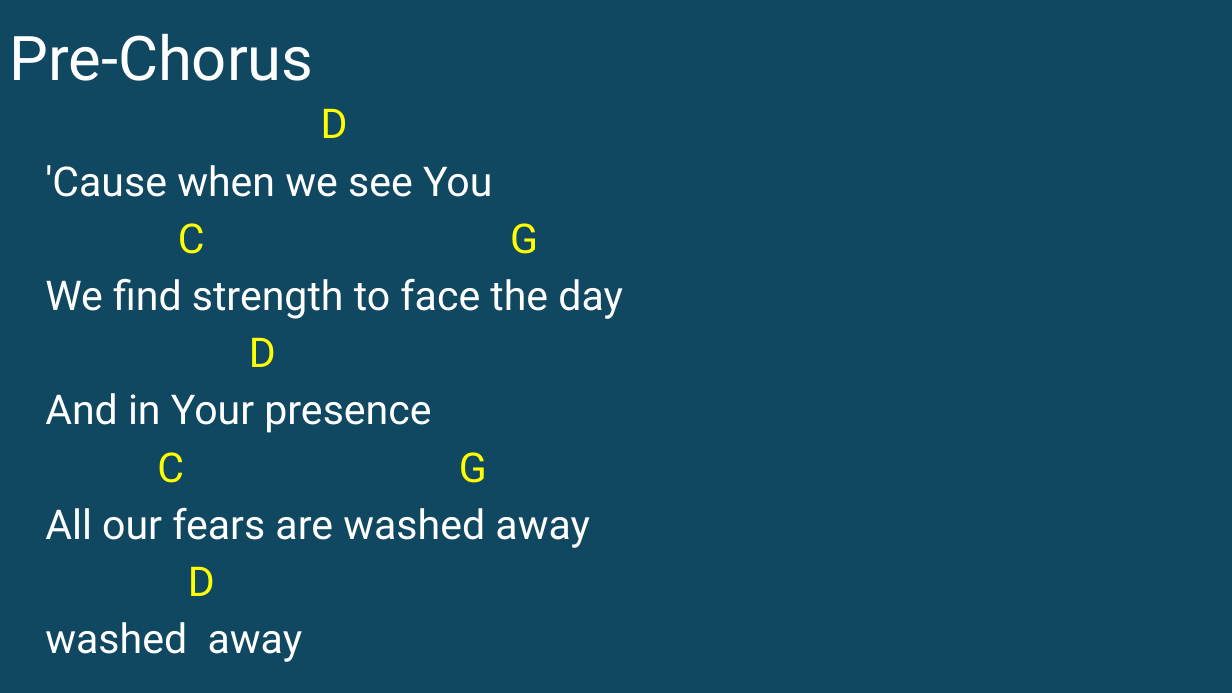
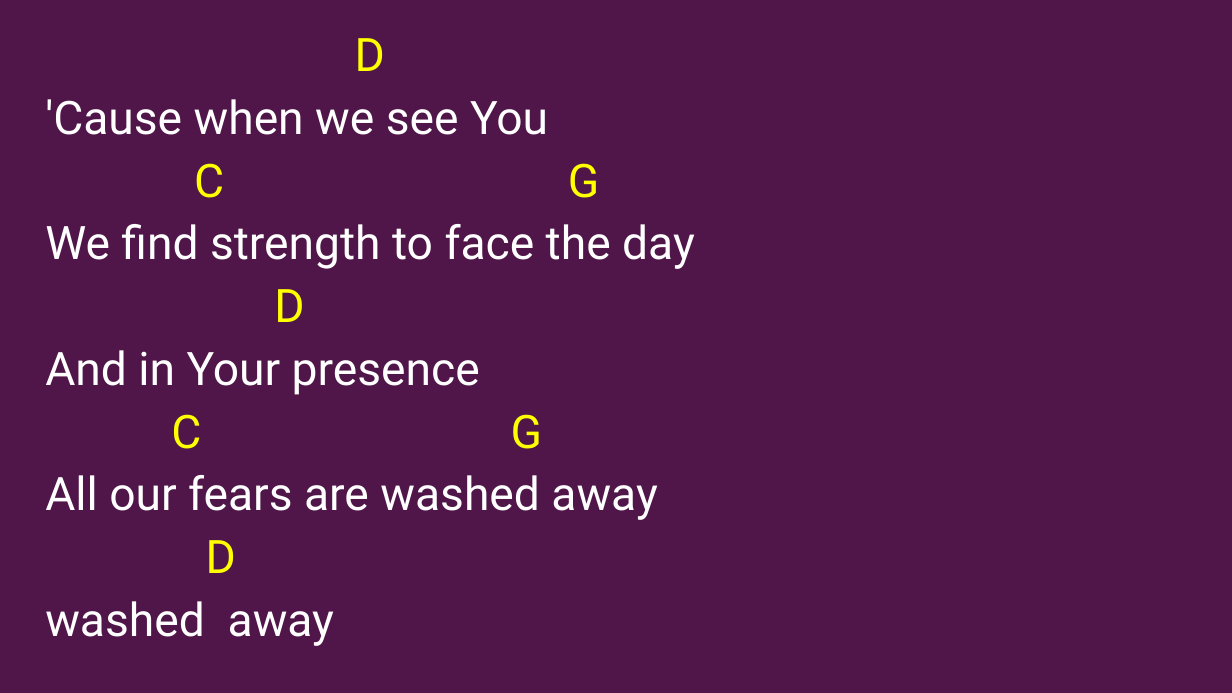
Before and after one commit to kendall412/worship, a slide deck: slide 6 of Hosanna (Praise is Rising)-CH.pptx. Drawn at 1232x693 pixels with LibreOffice and Linux fonts; fonts in the diff are those of the drawing. Boxes give left, top, right and bottom in pixels: in the first picture for what was removed or moved away, otherwise in the second. Text is boxed around its words. In the diff, an @@ line names an element or a change of style, - is before the commit and + after.

```diff
--- a/Hosanna (Praise is Rising)-CH.pptx
+++ b/Hosanna (Praise is Rising)-CH.pptx
@@ background #104862 to #501649 @@
@@ subtitle "D": place and size @@
-subtitle "D" at (45, 108, 623, 654)
+subtitle "D" at (45, 38, 695, 646)
@@ subtitle "D" at (45, 38, 695, 646): size 32 to 36 pt @@
@@ title removed at (9, 33, 313, 81) @@
-Pre-Chorus
```
Also in this commit, not shown: 9 other slides changed, 1 slide added, 2 slides removed, 7 other files.
